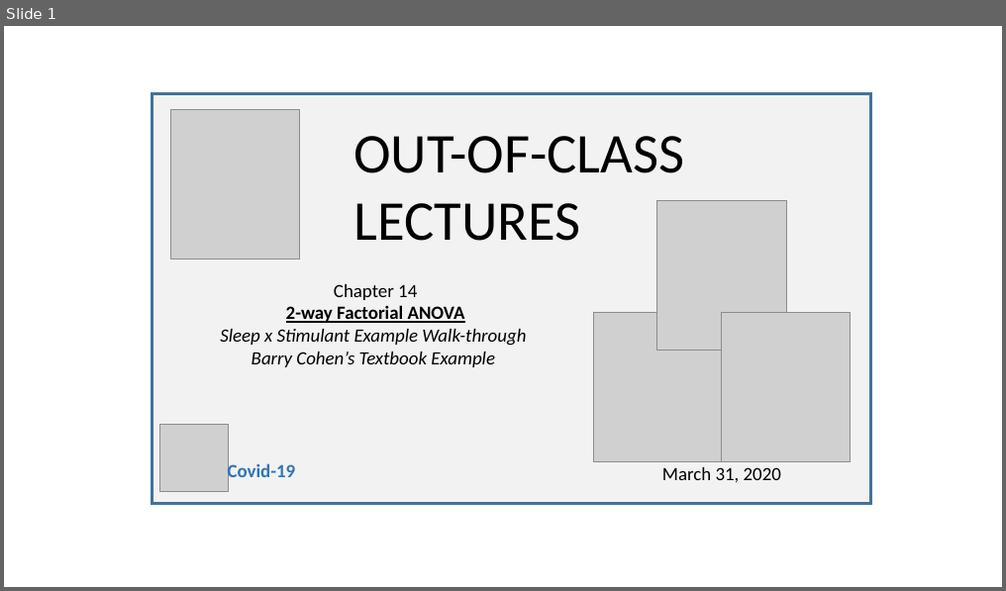
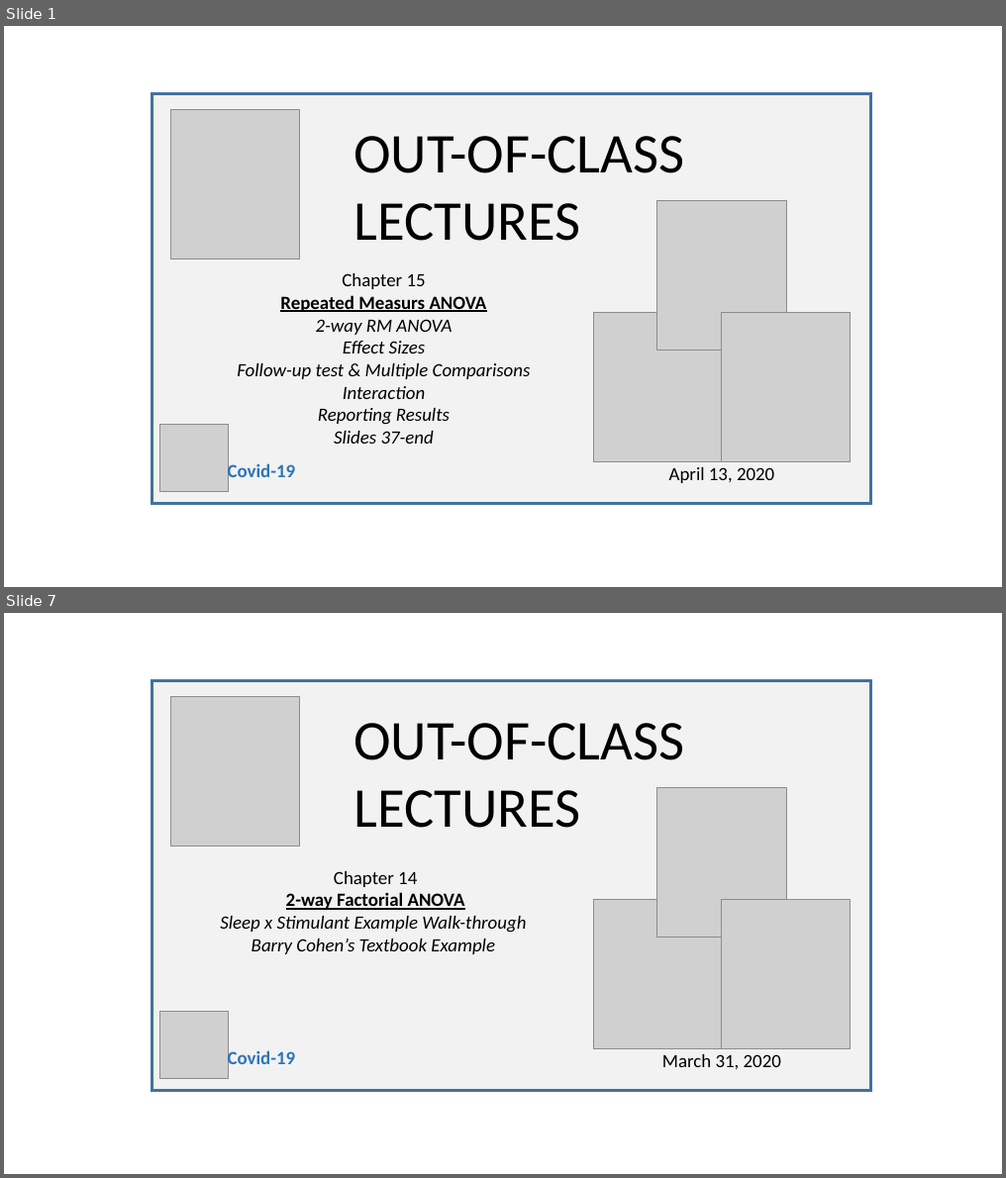
Before and after one commit to SarBearSchwartz/SarBearSchwartz.github.io, a slide deck: static/img/youtube_thumbnails/video_thumbnail_building.pptx. Shown one above the other, each under a label of ours: slide 1 before the commit, slides 1 and 7 after it; the slides between them are not shown. The pictures are 1006x591 and 1006x1178 pixels, drawn with LibreOffice and Linux fonts; fonts in the diff are those of the drawing; grey boxes stand for pictures. Boxes give left, top, right and bottom in pixels: in the first picture for what was removed or moved away, otherwise in the second. Text is boxed around its words. In the diff, an @@ line names an element or a change of style, - is before the commit and + after.

```diff
--- a/static/img/youtube_thumbnails/video_thumbnail_building.pptx
+++ b/static/img/youtube_thumbnails/video_thumbnail_building.pptx
@@ slide 1 added at (4,26,1002,587), background #FFFFFF @@
@@ rectangle added at (152,93,871,503), fill #F2F2F2, outline #43739E 3 pt @@
@@ picture added at (171,110,300,260) @@
@@ text added at (353,136,684,241), 54 pt, text #000000 @@
+OUT-OF-CLASS LECTURES
@@ picture added at (657,201,787,351) @@
@@ text added at (237,274,531,444), 18 pt, text #000000, italic @@
+Chapter 15
+Repeated Measurs ANOVA
+2-way RM ANOVA
+Effect Sizes
+Follow-up test & Multiple Comparisons
+Interaction
+Reporting Results
+Slides 37-end
@@ picture added at (593,312,723,462) @@
@@ picture added at (721,313,850,463) @@
@@ picture added at (160,424,228,491) @@
@@ text added at (228,463,296,483), 18 pt, text #2E75B6, bold @@
+Covid-19
@@ text added at (669,468,774,483), 18 pt, text #000000 @@
+April 13, 2020
@@ what was slide 1 is now slide 7 @@
```
Also in this commit, not shown: 5 other slides added, 6 other files.
